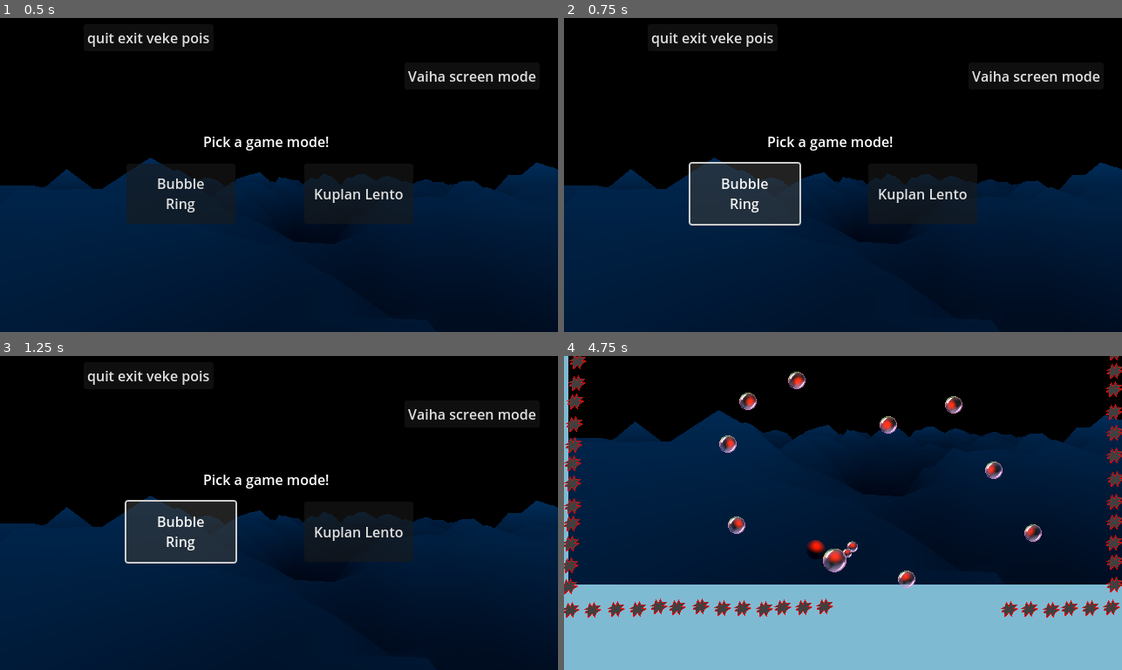
Above: before the commit, frames 1-4 (two rows, left to right).
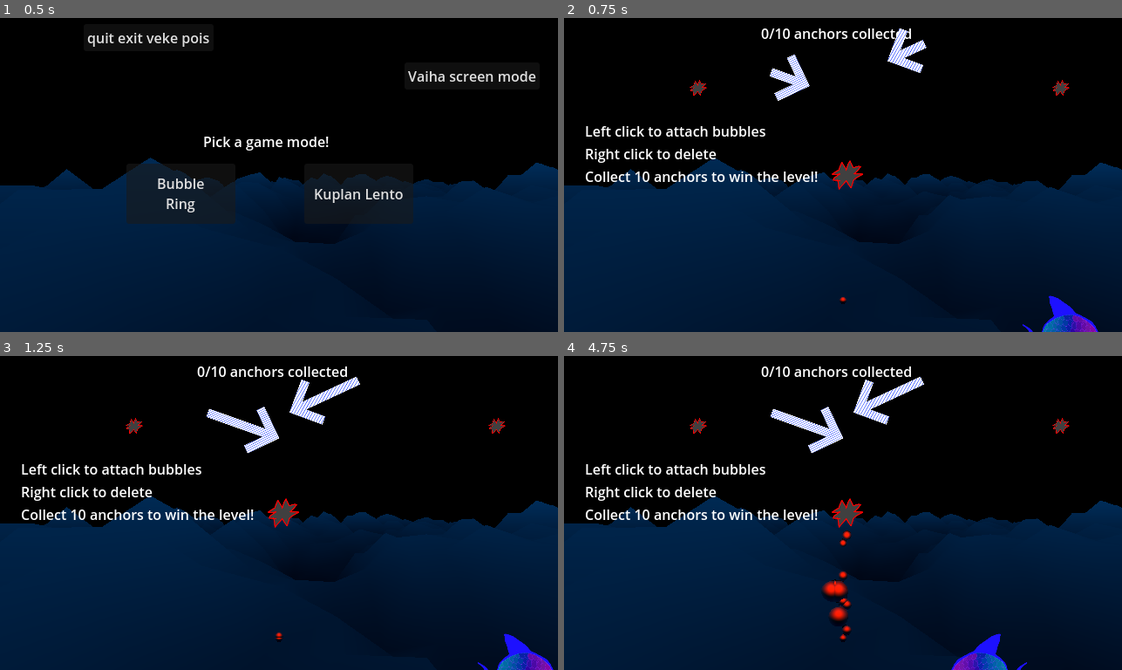
Above: after the commit, the same moments.

Repository: Raattis/ggj25
Game: Godot game, scene res://paavalikko.tscn
The game is run twice, just before and just after one commit, with the same random seed, the same clock (stepped at 60 frames per second) and the same inputs. The engine's default icon, where the game draws it, is replaced by a stand-in: a white triangle on a blue panel in a dark square.
Inputs (mouse positions are in pixels of both pictures, inside the frame that each line leads up to):
- Up to frame 1 (0.5 s): no input
- Up to frame 2 (0.75 s): click "Bubble Ring" at 0.5 s
- Up to frame 3 (1.25 s): no input
- Up to frame 4 (4.75 s): click (921, 531) at 1.25 s, where only the run before the commit has a clickable "Kuplan Lento"; tap Enter every 0.75 s from 2 to 4.25 s; move the mouse to (965, 497) at 2.02 s; hold Down (alas) 2.03-2.75 s; click (965, 497) at 2.17 s; drag from (731, 528) to (815, 575) at 2.77 s; move the mouse to (898, 443) at 3.52 s; hold E (kierräplus) 3.53-4.25 s; click (898, 443) at 3.67 s; drag from (815, 575) to (675, 465) at 4.27 s

Frame 1 is identical in both runs. In frame 2, 9.2% of the frame differs, in the area x 3-97%, y 3-100%; in frame 3, 9.6%; in frame 4, 61%, in the area x 0-100%, y 0-100%.

Commit message:
Kala alas

Diff:
--- a/godot-project/riku/maailma.tscn
+++ b/godot-project/riku/maailma.tscn
@@ -1,13 +1,12 @@
-[gd_scene load_steps=12 format=3 uid="uid://cqcs45ssbagov"]
+[gd_scene load_steps=10 format=3 uid="uid://cqcs45ssbagov"]
 
 [ext_resource type="PackedScene" uid="uid://dafehync2qrhk" path="res://riku/kursori.tscn" id="1_c3fsg"]
 [ext_resource type="Script" uid="uid://ctngu81qq6mn4" path="res://riku/cluster.gd" id="1_v0xw8"]
 [ext_resource type="Script" uid="uid://0jsxf63umreb" path="res://riku/maailma.gd" id="1_w20kg"]
 [ext_resource type="PackedScene" uid="uid://daq0pfywwl0eb" path="res://riku/kupla_gfx.tscn" id="2_cspln"]
 [ext_resource type="PackedScene" uid="uid://cdh1dxarb8aqr" path="res://riku/kupla_coll.tscn" id="3_h4tqo"]
-[ext_resource type="PackedScene" uid="uid://bcrrmnmev2k1t" path="res://kentat/kenta_kahdeksikko.tscn" id="4_1f6c8"]
+[ext_resource type="PackedScene" uid="uid://ckchqys4sj7xu" path="res://riku/mapit.tscn" id="8_3c7bh"]
 [ext_resource type="PackedScene" uid="uid://dx66bfx2xx7hu" path="res://vesa/kalanen.tscn" id="10_em6w7"]
-[ext_resource type="Script" uid="uid://cj3j5u15dfmam" path="res://riku/mapin_vaihto.gd" id="10_msu6y"]
 [ext_resource type="Script" uid="uid://db24hqv5btw2k" path="res://kentat/voitto_teksti.gd" id="11_cuxj6"]
 [ext_resource type="Script" uid="uid://ckt0usd1iobuf" path="res://riku/drag_kamera.gd" id="11_msu6y"]
 
@@ -39,14 +38,13 @@
 position = Vector2(378, -80)
 
 [node name="the kalanen" parent="." instance=ExtResource("10_em6w7")]
+position = Vector2(566, 365)
 
 [node name="drag_camera" type="Camera2D" parent="."]
 position = Vector2(320, 180)
 script = ExtResource("11_msu6y")
 
-[node name="mapit" type="Node" parent="."]
-script = ExtResource("10_msu6y")
-arr = Array[PackedScene]([ExtResource("10_cuxj6"), ExtResource("4_1f6c8")])
+[node name="mapit" parent="." instance=ExtResource("8_3c7bh")]
 
 [node name="voitto_teksti" type="Label" parent="."]
 offset_left = 188.0
--- /dev/null
+++ b/godot-project/riku/mapit.tscn
@@ -0,0 +1,9 @@
+[gd_scene load_steps=4 format=3 uid="uid://ckchqys4sj7xu"]
+
+[ext_resource type="Script" uid="uid://cj3j5u15dfmam" path="res://riku/mapin_vaihto.gd" id="1_fp74k"]
+[ext_resource type="PackedScene" uid="uid://71mwi3rl47cg" path="res://kentat/kenta_tutorial.tscn" id="2_yw55f"]
+[ext_resource type="PackedScene" uid="uid://bcrrmnmev2k1t" path="res://kentat/kenta_kahdeksikko.tscn" id="3_mdfsl"]
+
+[node name="mapit" type="Node"]
+script = ExtResource("1_fp74k")
+arr = Array[PackedScene]([ExtResource("2_yw55f"), ExtResource("3_mdfsl")])
--- a/godot-project/vesa/kalanen.gd
+++ b/godot-project/vesa/kalanen.gd
@@ -11,7 +11,7 @@
 var maailman_alaraja_x = 100;
 var maailman_yläraja_x = 600;
 var maailman_alaraja_y = 30;
-var maailman_yläraja_y = 70;
+var maailman_yläraja_y = 500;
 var kuplan_metästys_kesken = false;
 var kupla_kohde_sijainti := Vector2(0,0);
 
